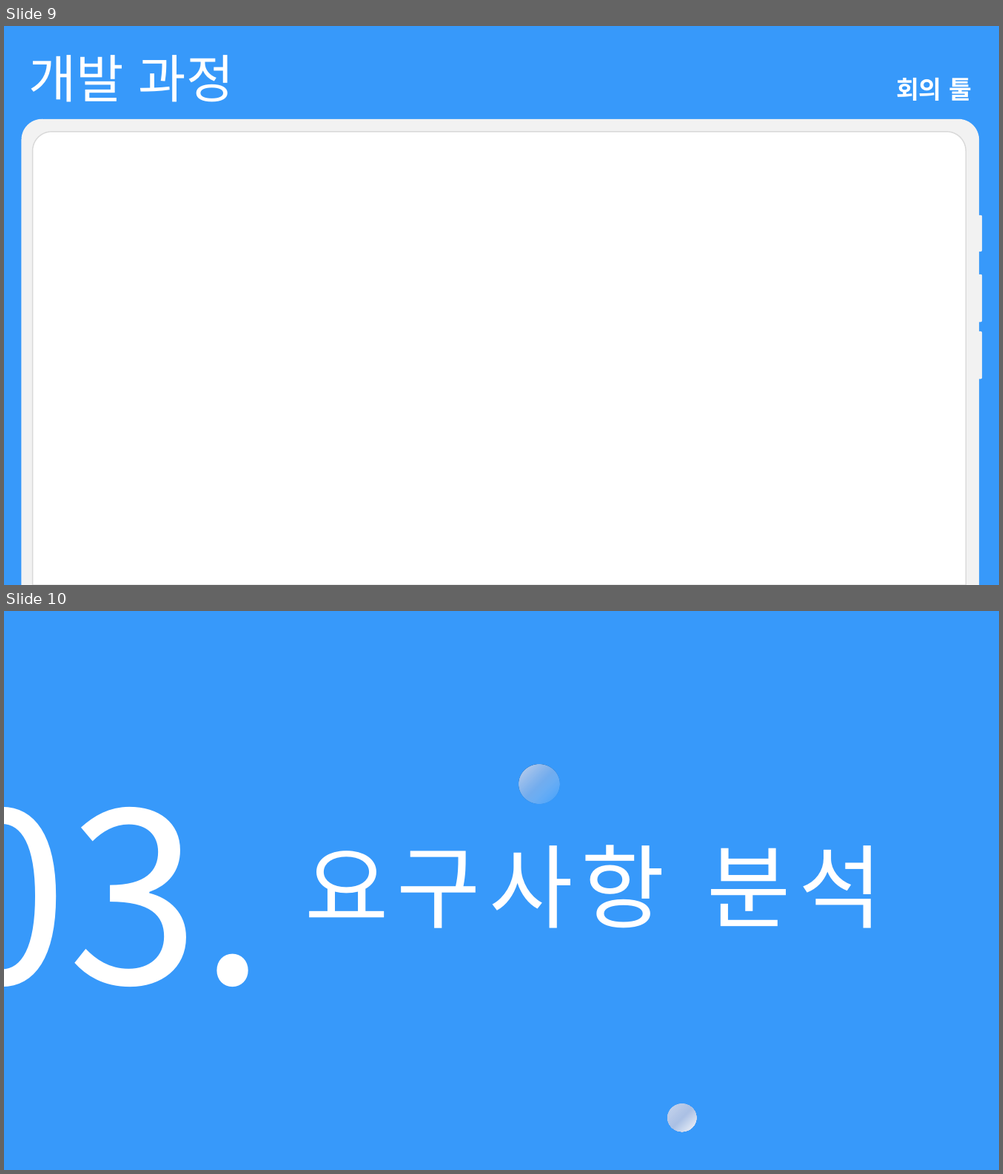
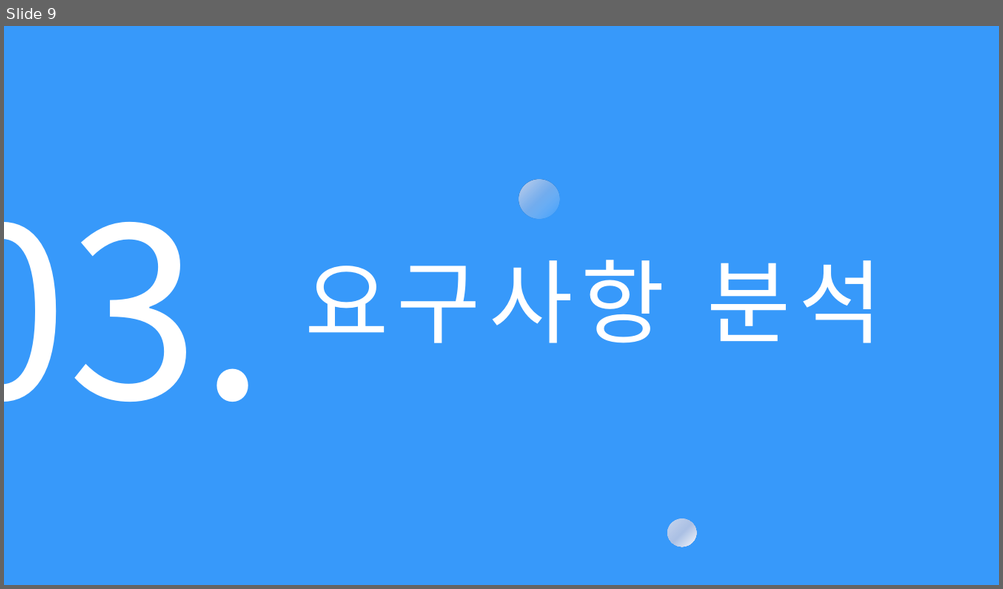
Before and after one commit to choign3123/SE_7, a slide deck: 발표/소프트웨어공학 발표_gn.pptx. Shown one above the other, each under a label of ours: slides 9 and 10 before the commit, slide 9 after it. The pictures are 1003x1174 and 1003x589 pixels, drawn with LibreOffice and Linux fonts; fonts in the diff are those of the drawing. Boxes give left, top, right and bottom in pixels: in the first picture for what was removed or moved away, otherwise in the second. Text is boxed around its words. In the diff, an @@ line names an element or a change of style, - is before the commit and + after.

```diff
--- a/발표/소프트웨어공학 발표_gn.pptx
+++ b/발표/소프트웨어공학 발표_gn.pptx
@@ slide 9 removed at (4,26,999,585), background #3799FA @@
@@ text removed at (28,55,234,102) @@
-개발 과정
@@ text removed at (896,78,971,101) @@
-회의 툴
@@ group removed at (21,119,982,585): 5 round same rects @@
@@ what was slide 10 is now slide 9 @@
```
Also in this commit, not shown: 3 slides changed, 23 other slides removed, 2 other files.
